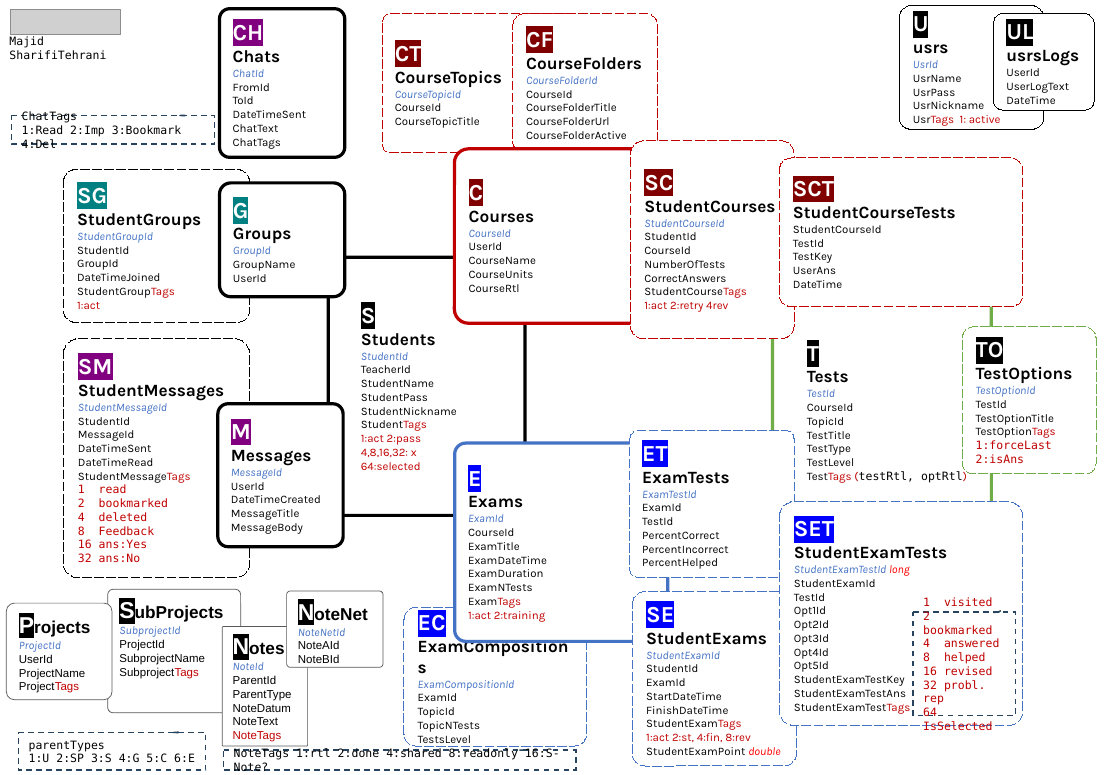
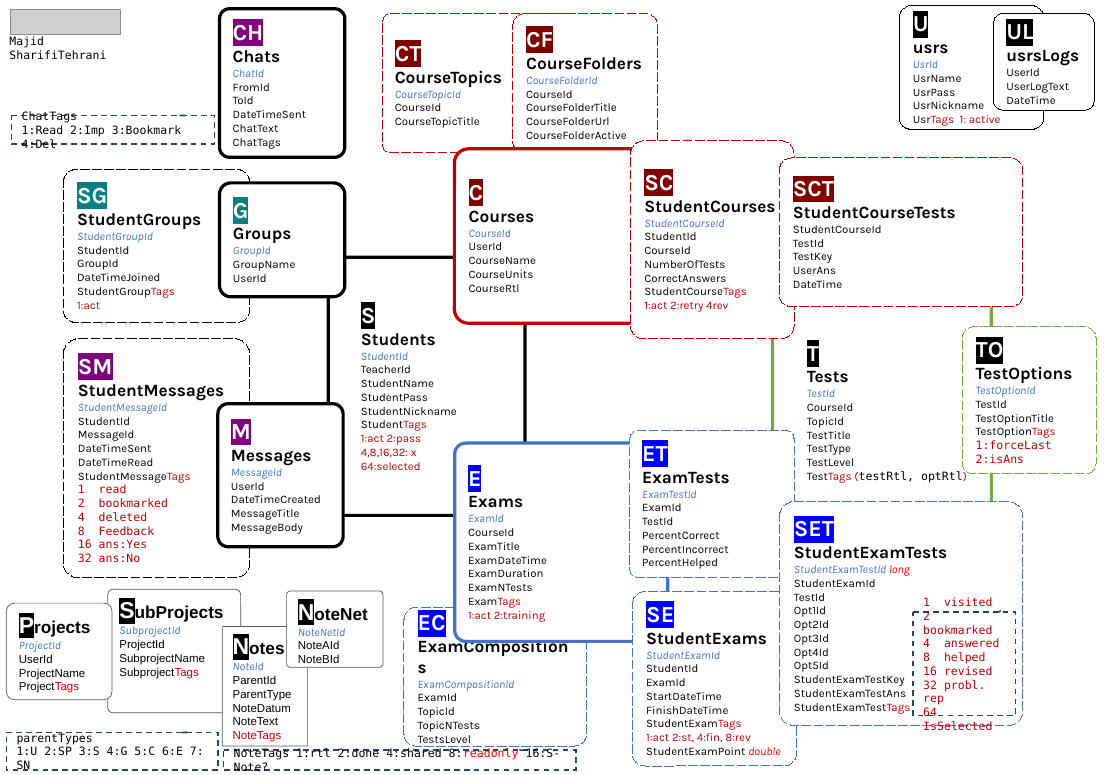
Before and after one commit to msht-ir/Examiner_blazorWebApp, a slide deck: slide 1 of ExaminerB/.appCatalog/ExaminerB notes 1404.pptx. Drawn at 1120x775 pixels with LibreOffice and Linux fonts; fonts in the diff are those of the drawing; grey boxes stand for pictures. Boxes give left, top, right and bottom in pixels: in the first picture for what was removed or moved away, otherwise in the second. Text is boxed around its words. In the diff, an @@ line names an element or a change of style, - is before the commit and + after.

```diff
--- a/ExaminerB/.appCatalog/ExaminerB notes 1404.pptx
+++ b/ExaminerB/.appCatalog/ExaminerB notes 1404.pptx
@@ border callout "parentTypes" resized from (x1=19, y1=733, x2=206, y2=770) to (x1=6, y1=733, x2=218, y2=770) @@
@@ text in border callout at (x1=17, y1=746, x2=204, y2=771): text changed @@
-1:U 2:SP 3:S 4:G 5:C 6:E
+1:U 2:SP 3:S 4:G 5:C 6:E 7: SN
@@ border callout "NoteTags 1:rtl 2:done 4:shared 8:readonly ..." at (x1=223, y1=751, x2=576, y2=770): text colour #000000 to #FF0000 in "8:readonly" @@
```
Also in this commit, not shown: 3 other files.
